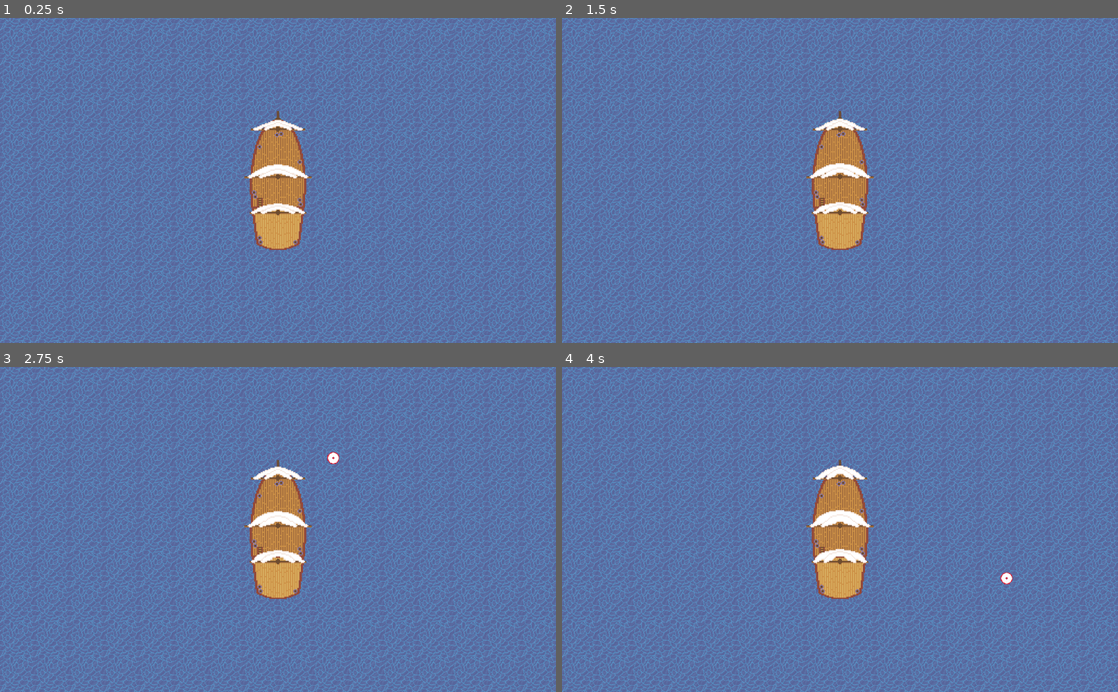
Above: before the commit, frames 1-4 (two rows, left to right).
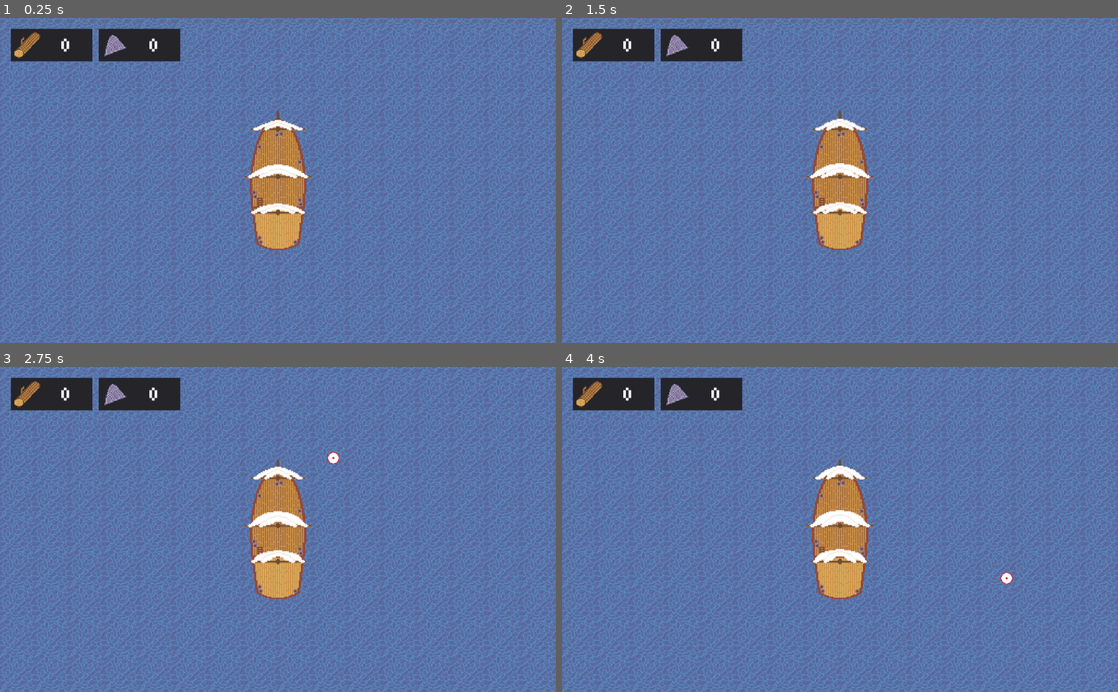
Above: after the commit, the same moments.

Repository: McLovin3/Calderia
Game: Godot game, scene res://TestScene.tscn
The game is run twice, just before and just after one commit, with the same random seed, the same clock (stepped at 60 frames per second) and the same inputs.
Inputs (mouse positions are in pixels of both pictures, inside the frame that each line leads up to):
- Up to frame 1 (0.25 s): no input
- Up to frame 2 (1.5 s): tap Enter at 0.5 s; move the mouse to (962, 164) at 0.52 s; press the mouse at (962, 164) at 0.53 s; hold D (turn_right) from 0.53 s (still down); tap W (up) at 0.77 s; move the mouse to (728, 196) at 1.27 s; release the mouse at (728, 196) at 1.28 s; click (728, 196) at 1.35 s
- Up to frame 3 (2.75 s): tap W (up) at 1.52 s; tap Space at 2 s; move the mouse to (333, 458) at 2.02 s; release D (turn_right) at 2.03 s; hold A (turn_left) from 2.03 s (still down); hold Middle mouse button (middle_click) from 2.03 s (still down); click (333, 458) at 2.3 s
- Up to frame 4 (4 s): tap Enter at 2.75 s; move the mouse to (812, 594) at 2.77 s; release A (turn_left) at 2.78 s; release Middle mouse button (middle_click) at 2.78 s; hold D (turn_right) from 2.78 s (still down); right-click (812, 594) at 2.85 s; tap W (up) at 3.02, 3.77 s; click (812, 594) at 3.05 s; tap Space at 3.5 s; move the mouse to (1006, 578) at 3.52 s; press the mouse at (1006, 578) at 3.53 s

The runs differ from the first frame. In frame 1, 3.0% of the frame differs, in the area x 1-33%, y 3-14%; in frame 2, 3.0%; in frame 3, 3.0%; in frame 4, 3.0%.

Commit message:
Fishing now shows the fish you caught for a short time

Diff:
--- a/Bobber/Scripts/Bobber.gd
+++ b/Bobber/Scripts/Bobber.gd
@@ -1,14 +1,16 @@
 extends AnimatedSprite
 class_name Bobber
 
-onready var _quick_time_event = preload("res://QuickTimeEvent/QuickTimeEvent.tscn")
+signal stone_collected
+signal wood_collected
+
+var _random_fish := preload("res://RandomFish/RandomFish.tscn")
+onready var _quick_time_event := preload("res://QuickTimeEvent/QuickTimeEvent.tscn")
 onready var _caught_timer : Timer = $CaughtTimer
 
-var _bite_rate := 0.15
-var _hooked = false
-
-func set_bite_rate(bite_rate : float) -> void:
-	_bite_rate = bite_rate
+export var _bite_rate_per_frame := 0.15
+var _fish_size_max_percentage := 0.5
+var _hooked := false
 
 func _ready() -> void:
 	randomize()
@@ -18,6 +20,7 @@
 		var instance = _quick_time_event.instance()
 		instance.connect("fish_caught", self, "_fish_caught")
 		instance.connect("fish_escaped", self, "_fish_escaped")
+		instance.frames_per_second *= rand_range(1 - _fish_size_max_percentage, 1 + _fish_size_max_percentage)
 		add_child(instance)
 
 	elif not _hooked and event.is_action_pressed("left_click"):
@@ -25,7 +28,7 @@
 		queue_free()
 
 func _on_RandomTimer_timeout() -> void:
-	if randf() <= _bite_rate and not _hooked:
+	if randf() <= _bite_rate_per_frame and not _hooked:
 		_hooked = true
 		play("Caught")
 		_caught_timer.start()
@@ -35,9 +38,10 @@
 	play("Bobbing")
 
 func _fish_caught() -> void:
-	print("Caught!")
+	var instance : RandomFish = _random_fish.instance()
+	instance.position = position
+	get_parent().add_child(instance)
 	queue_free()
 
 func _fish_escaped() -> void:
-	print("Escaped!")
 	queue_free()
--- a/GameManager/Scripts/GameManager.gd
+++ b/GameManager/Scripts/GameManager.gd
@@ -1,4 +1,5 @@
 extends Node2D
+class_name GameManager
 
 var _save_path = "user://savegame.save"
 var _ressources := {"wood" : 0, "stone" : 0}
@@ -14,10 +15,8 @@
 	if not save_file.file_exists(_save_path):
 		_save_game()
 
-	var error = save_file.open_encrypted_with_pass(_save_path, File.READ, "McLovin")
+	var _error = save_file.open_encrypted_with_pass(_save_path, File.READ, "McLovin")
 	_ressources = parse_json(save_file.get_line())
-
-	print(_ressources)
 
 	_stone_label.text = String(_ressources.stone)
 	_wood_label.text = String(_ressources.wood)
@@ -26,7 +25,7 @@
 
 func _save_game() ->void:
 	var save_file := File.new()
-	var error = save_file.open_encrypted_with_pass(_save_path, File.WRITE, "McLovin")
+	var _error = save_file.open_encrypted_with_pass(_save_path, File.WRITE, "McLovin")
 	save_file.store_line(to_json(_ressources))
 	save_file.close()
 
--- a/PlayerShip/Scripts/PlayerShip.gd
+++ b/PlayerShip/Scripts/PlayerShip.gd
@@ -4,7 +4,6 @@
 var _bobber = preload("res://Bobber/Bobber.tscn")
 
 export var max_speed := 20000
-export var turning_speed := 1
 export var acceleration := 0.001
 export var friction := 0.005
 export var wall_slow_multiplier := 0.1
@@ -23,7 +22,7 @@
 			var instance = _bobber.instance()
 			get_parent().add_child(instance)
 			instance.position = get_parent().get_local_mouse_position()
-			instance.set_bite_rate(bite_rate)
+			instance._bite_rate_per_frame = bite_rate
 			instance.connect("child_exiting_tree", self, "_stopped_fishing")
 			_fishing = true
 
--- /dev/null
+++ b/RandomFish/RandomFish.tscn
@@ -0,0 +1,12 @@
+[gd_scene load_steps=2 format=2]
+
+[ext_resource path="res://RandomFish/Scripts/RandomFish.gd" type="Script" id=1]
+
+[node name="Fish" type="Sprite"]
+script = ExtResource( 1 )
+
+[node name="TTL" type="Timer" parent="."]
+wait_time = 3.0
+autostart = true
+
+[connection signal="timeout" from="TTL" to="." method="_on_TTL_timeout"]
--- /dev/null
+++ b/RandomFish/Scripts/RandomFish.gd
@@ -0,0 +1,28 @@
+extends Sprite
+class_name RandomFish
+
+export var sprite_path := "res://RandomFish/Sprites/"
+export var sprite_scale := Vector2(2, 2)
+
+func _ready():
+	var fish_sprites := []
+	# https://godotengine.org/qa/62238/how-to-preload-folders-worth-of-images-and-put-them-into-array
+	var directory := Directory.new()
+	directory.open(sprite_path)
+	directory.list_dir_begin()
+	while true:
+		var current_file := directory.get_next()
+
+		if current_file == "":
+			break;
+
+		elif not current_file.ends_with(".import") && not current_file.ends_with("."):
+			fish_sprites.append(current_file)
+
+	randomize()
+	var fish_sprite = load(sprite_path + fish_sprites[randi() % fish_sprites.size()])
+	texture = fish_sprite
+	scale = sprite_scale
+
+func _on_TTL_timeout():
+	queue_free()
--- a/TestScene.tscn
+++ b/TestScene.tscn
@@ -1,9 +1,12 @@
-[gd_scene load_steps=3 format=2]
+[gd_scene load_steps=4 format=2]
 
 [ext_resource path="res://PlayerShip/PlayerShip.tscn" type="PackedScene" id=1]
 [ext_resource path="res://MainMap/MainMap.tscn" type="PackedScene" id=2]
+[ext_resource path="res://GameManager/GameManager.tscn" type="PackedScene" id=3]
 
 [node name="Node2D" type="Node2D"]
+
+[node name="GameManager" parent="." instance=ExtResource( 3 )]
 
 [node name="Tilemaps" parent="." instance=ExtResource( 2 )]
 
--- a/project.godot
+++ b/project.godot
@@ -14,6 +14,11 @@
 "language": "GDScript",
 "path": "res://Bobber/Scripts/Bobber.gd"
 }, {
+"base": "Node2D",
+"class": "GameManager",
+"language": "GDScript",
+"path": "res://GameManager/Scripts/GameManager.gd"
+}, {
 "base": "KinematicBody2D",
 "class": "PlayerShip",
 "language": "GDScript",
@@ -23,11 +28,18 @@
 "class": "QuickTimeEvent",
 "language": "GDScript",
 "path": "res://QuickTimeEvent/Scripts/QuickTimeEvent.gd"
+}, {
+"base": "Sprite",
+"class": "RandomFish",
+"language": "GDScript",
+"path": "res://RandomFish/Scripts/RandomFish.gd"
 } ]
 _global_script_class_icons={
 "Bobber": "",
+"GameManager": "",
 "PlayerShip": "",
-"QuickTimeEvent": ""
+"QuickTimeEvent": "",
+"RandomFish": ""
 }
 
 [application]
@@ -36,6 +48,10 @@
 run/main_scene="res://TestScene.tscn"
 boot_splash/bg_color=Color( 0.141176, 0.141176, 0.141176, 1 )
 config/icon="res://icon.png"
+
+[debug]
+
+gdscript/warnings/return_value_discarded=false
 
 [global]
 
Binary file added: RandomFish/Sprites/StoneFish.png
Not shown, added: RandomFish/Sprites/StoneFish.png.import
Binary file added: RandomFish/Sprites/WoodFish.png
Not shown, added: RandomFish/Sprites/WoodFish.png.import
